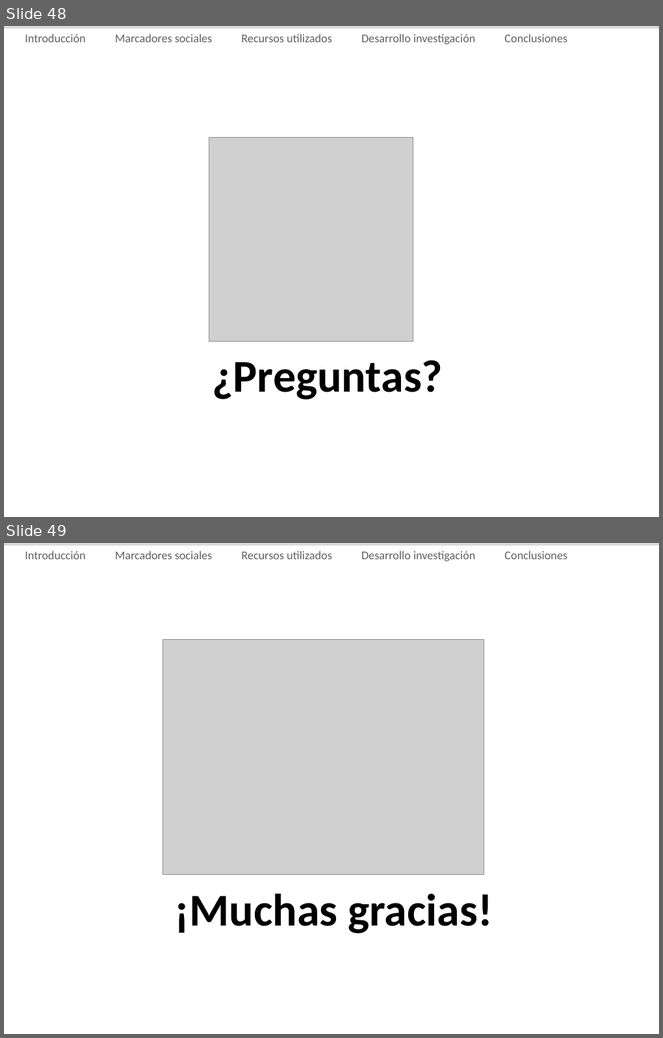
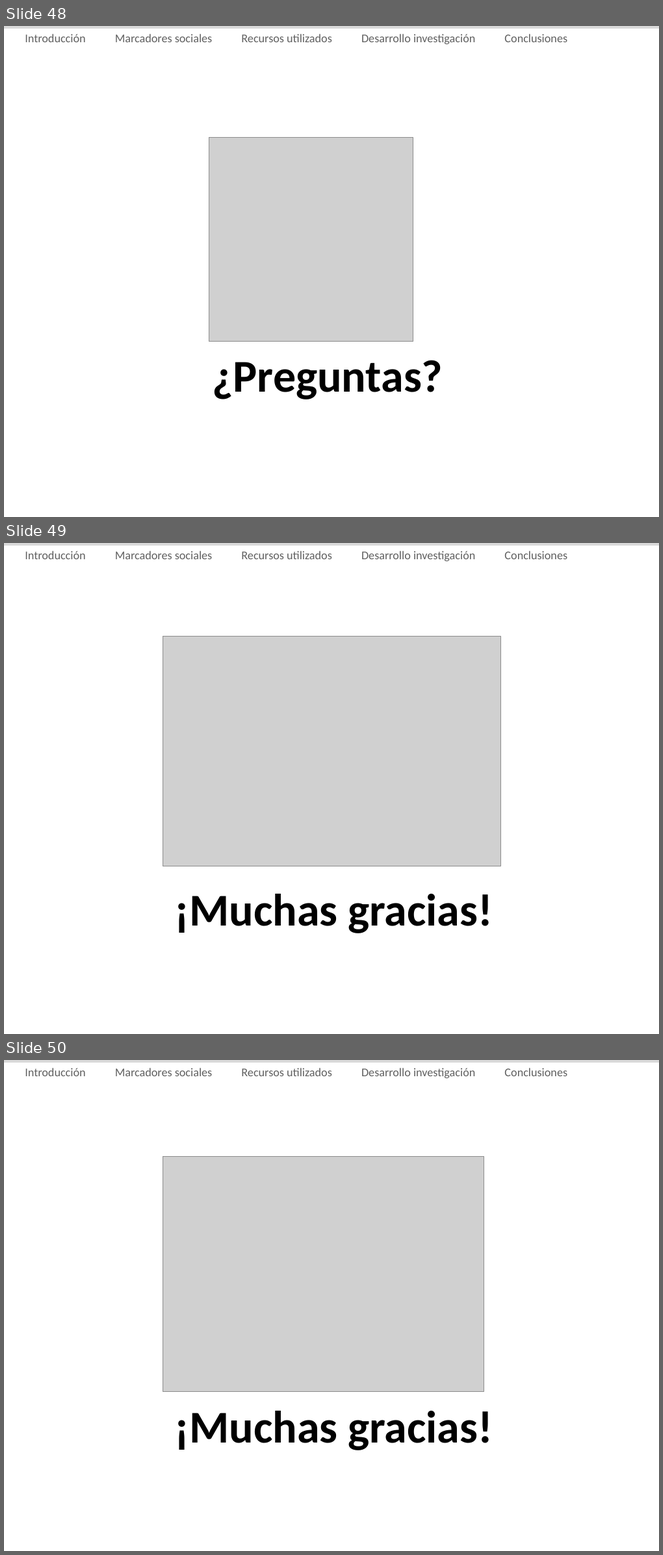
Before and after one commit to ak907kenai/nicotournetesis, a slide deck: docs_trunk/Presentación/Nicolás Tourné - Presentación Tesis (v2.4).ppt. Shown one above the other, each under a label of ours: slides 48 and 49 before the commit, slides 48, 49 and 50 after it. The pictures are 663x1038 and 663x1555 pixels, drawn with LibreOffice and Linux fonts; fonts in the diff are those of the drawing; grey boxes stand for pictures. Boxes give left, top, right and bottom in pixels: in the first picture for what was removed or moved away, otherwise in the second. Text is boxed around its words. In the diff, an @@ line names an element or a change of style, - is before the commit and + after.

```diff
--- a/docs_trunk/Presentación/Nicolás Tourné - Presentación Tesis (v2.4).ppt
+++ b/docs_trunk/Presentación/Nicolás Tourné - Presentación Tesis (v2.4).ppt
@@ slide 49 added at (4, 543, 659, 1034), background #FFFFFF @@
@@ rectangle added at (4, 543, 659, 546), fill #D9D9D9 @@
@@ text added at (25, 551, 568, 561), 13 pt, text #606060 @@
+Introducción Marcadores sociales Recursos utilizados Desarrollo investigación Conclusiones
@@ picture added at (163, 636, 501, 867) @@
@@ text added at (175, 894, 493, 934), 50 pt, text #000000, bold @@
+¡Muchas gracias!
@@ what was slide 49 is now slide 50 @@
```
Also in this commit, not shown: 1 slide changed, 1 other file.
